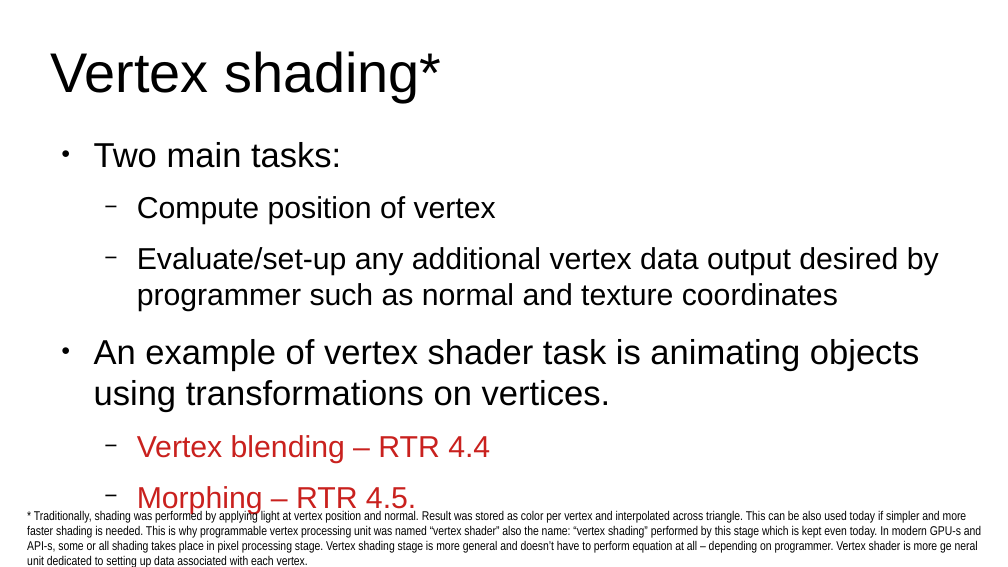
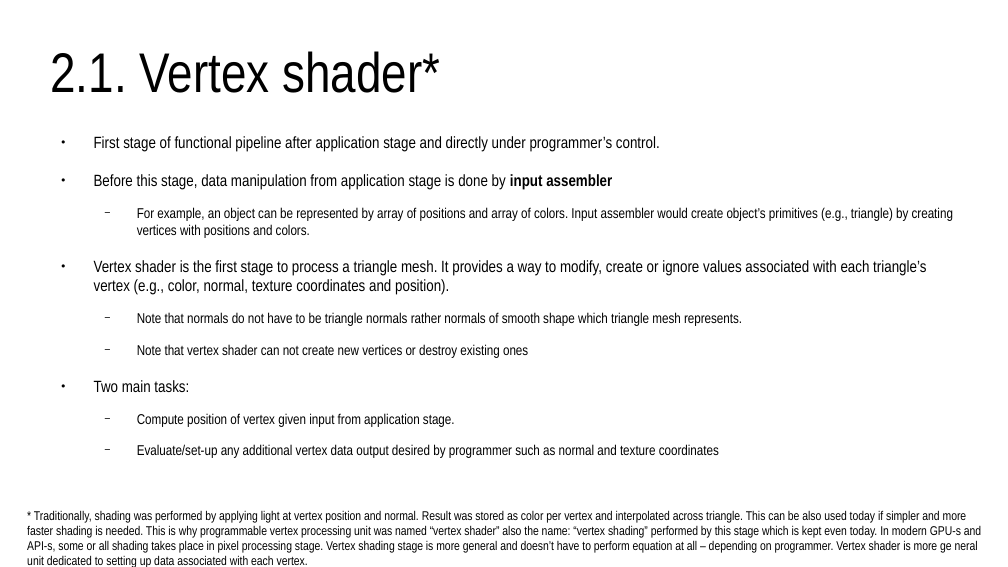
Before and after one commit to lorentzo/IntroductionToComputerGraphics, a slide deck: slide 17 of lectures/4_foundations_rendering/4_3_rasterization.odp (slide 13 before the commit). Drawn at 1008x567 pixels with LibreOffice and Linux fonts; fonts in the diff are those of the drawing. Boxes give left, top, right and bottom in pixels: in the first picture for what was removed or moved away, otherwise in the second. Text is boxed around its words. In the diff, an @@ line names an element or a change of style, - is before the commit and + after.

```diff
--- a/lectures/4_foundations_rendering/4_3_rasterization.odp
+++ b/lectures/4_foundations_rendering/4_3_rasterization.odp
@@ title at [50,51,440,93]: text changed; font Arial to Arial Narrow @@
-Vertex shading*
+2.1. Vertex shader*
@@ text at [94,136,953,358]: paragraphs added @@
+● First stage of functional pipeline after application stage and directly under programmer’s control.
+● Before this stage, data manipulation from application stage is done by input assembler
+  − For example, an object can be represented by array of positions and array of colors. Input assembler would create object’s primitives (e.g., triangle) by creating vertices with positions and colors.
+● Vertex shader is the first stage to process a triangle mesh. It provides a way to modify, create or ignore values associated with each triangle’s vertex (e.g., color, normal, texture coordinates and position).
+  − Note that normals do not have to be triangle normals rather normals of smooth shape which triangle mesh represents.
+  − Note that vertex shader can not create new vertices or destroy existing ones
@@ text at [94,339,919,463]: paragraphs removed @@
-● An example of vertex shader task is animating objects using transformations on vertices.
-  − Vertex blending – RTR 4.4
-  − Morphing – RTR 4.5.
@@ text at [94,380,719,458]: size 27.2 to 12.8 pt in "Two main tasks:"; font Arial to Arial Narrow in "Two main tasks:", "Evaluate/set-up any additional vertex data output desired ..."; size 23.8 to 11.2 pt in "Evaluate/set-up any additional vertex data output desired ..." @@
@@ text at [137,413,455,427]: text changed; size 23.8 to 11.2 pt; font Arial to Arial Narrow @@
-  − Compute position of vertex
+  − Compute position of vertex given input from application stage.
```
Also in this commit, not shown: 20 other slides changed, 10 slides added, 1 slide removed, 1 other file.
